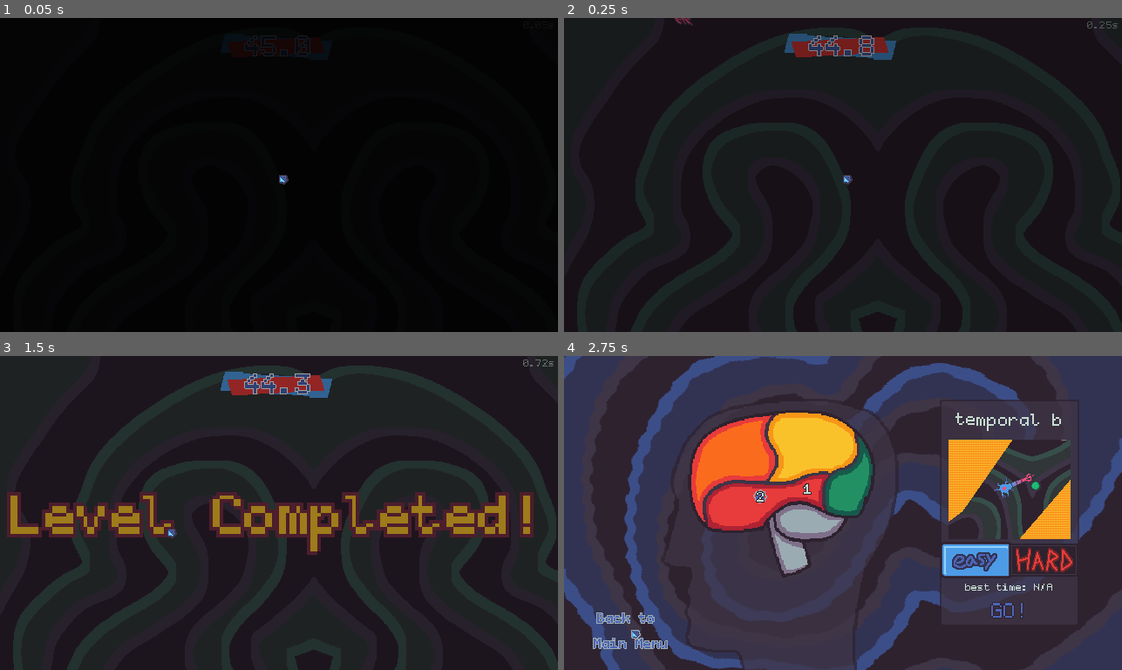
Above: before the commit, frames 1-4 (two rows, left to right).
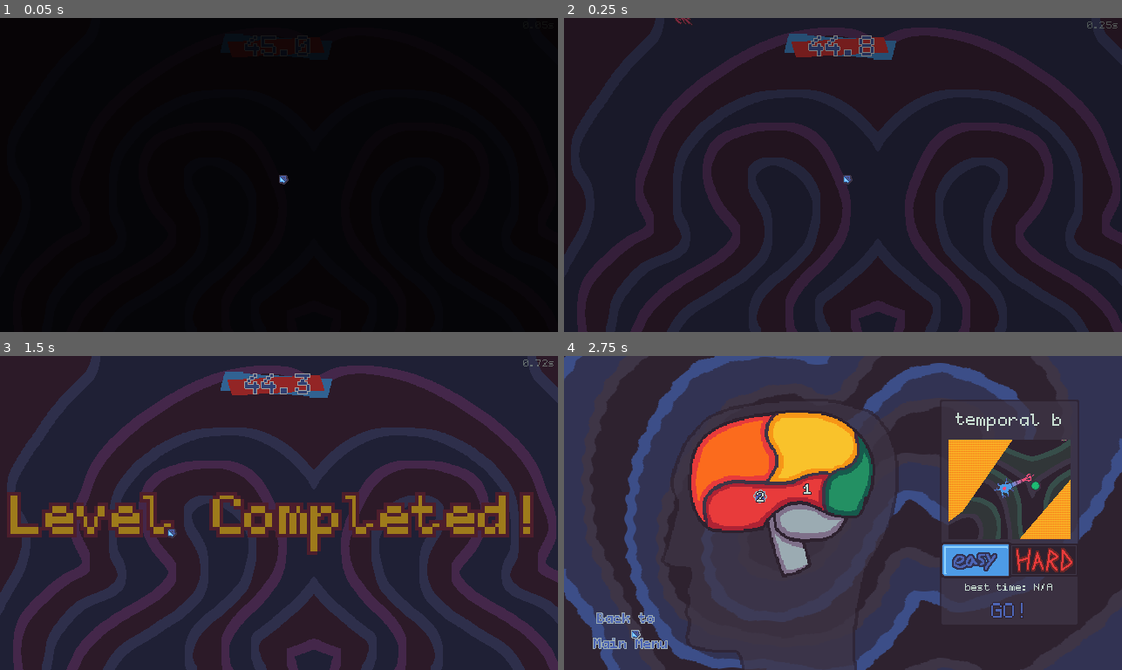
Above: after the commit, the same moments.

Repository: bnhrl/MomentumIsEverythingCountDown
Game: Godot game, scene res://Game/Levels/LevelBonus1/level_bonus_1.tscn
The game is run twice, just before and just after one commit, with the same random seed, the same clock (stepped at 60 frames per second) and the same inputs. This scene is started directly instead of the project's main scene. Sound files missing from this copy of the repository are replaced by a short silence.
Inputs (mouse positions are in pixels of both pictures, inside the frame that each line leads up to):
- Up to frame 1 (0.05 s): no input
- Up to frame 2 (0.25 s): no input
- Up to frame 3 (1.5 s): move the mouse to (401, 497) at 0.52 s; hold D (right) 0.53-1.28 s; click (401, 497) at 0.6 s; move the mouse to (167, 528) at 1.27 s; hold S (down) from 1.28 s (still down); tap Space (reserve_ion) at 1.35 s
- Up to frame 4 (2.75 s): move the mouse to (630, 629) at 2.02 s; release S (down) at 2.03 s; hold D (right) from 2.03 s (still down); click (630, 629) at 2.1 s

The runs differ from the first frame. In frame 2, 12% of the frame differs, in the area x 2-100%, y 3-100%; in frame 3, 23%, in the area x 0-100%, y 0-100%; in frame 4, nothing differs.

Commit message:
mistake
yeah

Diff:
--- a/Game/Levels/LevelBonus1/level_bonus_1.tscn
+++ b/Game/Levels/LevelBonus1/level_bonus_1.tscn
@@ -2,9 +2,18 @@
 
 [ext_resource type="PackedScene" uid="uid://co1sgdv2x4nyr" path="res://Game/Levels/_Base/level.tscn" id="1_ygyb2"]
 [ext_resource type="PackedScene" uid="uid://b1aob121surnv" path="res://Game/PolygonWalls/polygon_wall.tscn" id="2_4wv6u"]
+[ext_resource type="Shader" uid="uid://wu085sklw13i" path="res://Assets/Shaders/world_tiling_2d.gdshader" id="2_13ugc"]
 [ext_resource type="PackedScene" uid="uid://b4ofsy8drss" path="res://Game/CompletionZone/completion_zone.tscn" id="3_rf2eo"]
+[ext_resource type="Texture2D" uid="uid://ba7lcy4dmafoi" path="res://Assets/Textures/background_1.png" id="3_x5grr"]
 [ext_resource type="PackedScene" uid="uid://d3xhd06mdlv8l" path="res://Game/Enemies/WhiteBloodCell/white_blood_cell.tscn" id="4_13ugc"]
 [ext_resource type="PackedScene" uid="uid://b26pe4dttgfvl" path="res://Game/DeathPits/death_pit.tscn" id="5_x5grr"]
+
+[sub_resource type="ShaderMaterial" id="ShaderMaterial_16xm3"]
+shader = ExtResource("2_13ugc")
+shader_parameter/tile_texture = ExtResource("3_x5grr")
+shader_parameter/tile_size = Vector2(720, 1280)
+shader_parameter/rotation = 0.0
+shader_parameter/autoscroll = false
 
 [node name="LevelBonus1" unique_id=1414133645 instance=ExtResource("1_ygyb2")]
 
@@ -12,6 +21,7 @@
 position = Vector2(104, -32)
 
 [node name="Background" parent="." index="4" unique_id=675105712]
+material = SubResource("ShaderMaterial_16xm3")
 position = Vector2(1, 1)
 
 [node name="PolygonWalls" parent="WallLayer" parent_id_path=PackedInt32Array(332655601) index="1" unique_id=576414089]
